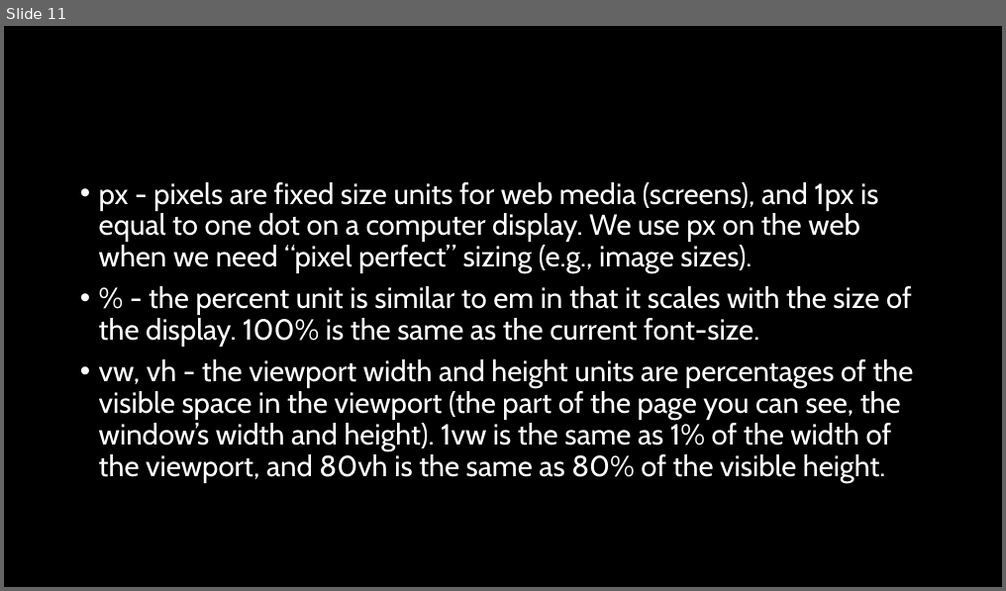
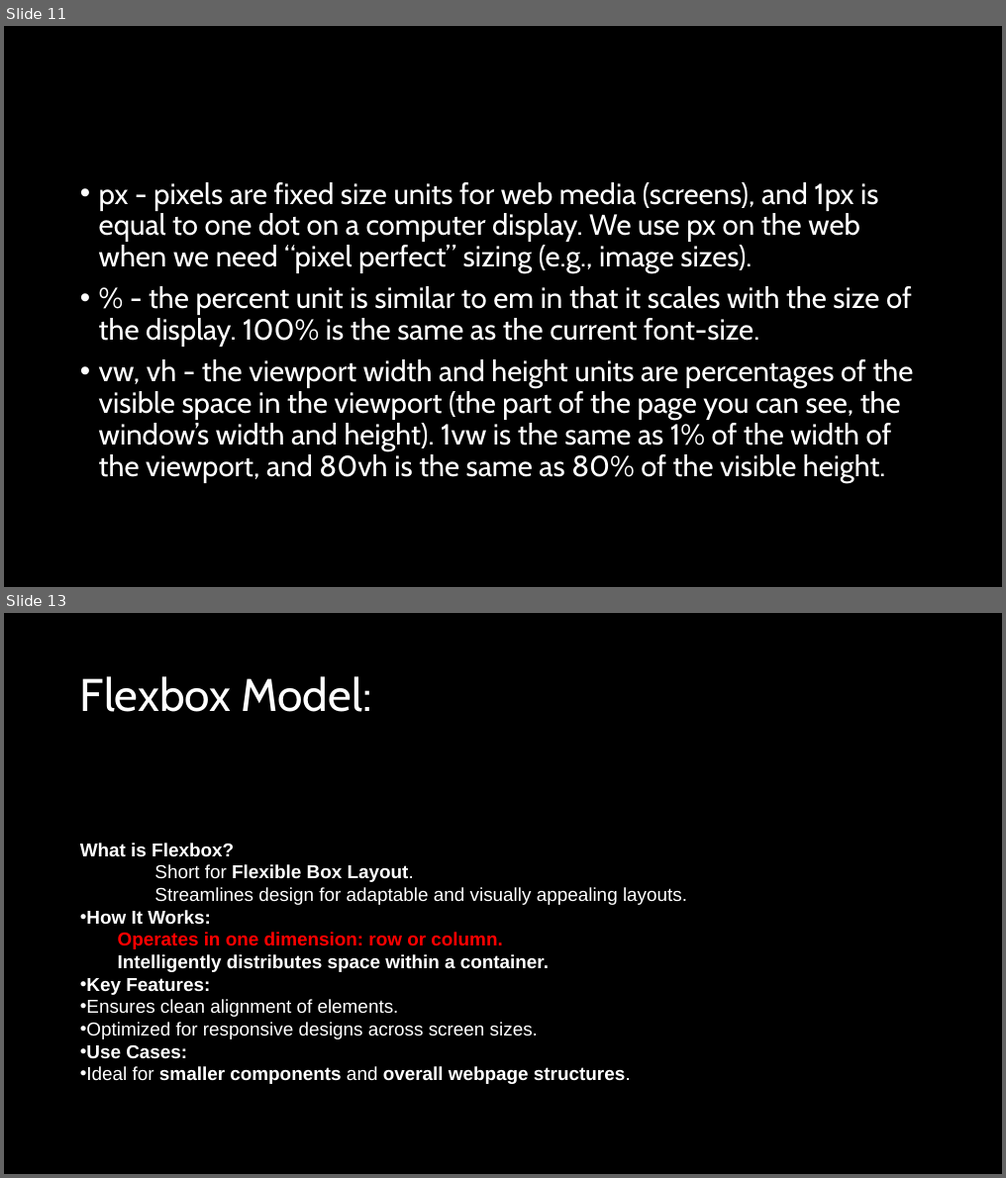
Before and after one commit to natiquekeyin/winter2025, a slide deck: FrontEnd/Week3/Week3.pptx. Shown one above the other, each under a label of ours: slide 11 before the commit, slides 11 and 13 after it; the slides between them are not shown. The pictures are 1006x591 and 1006x1178 pixels, drawn with LibreOffice and Linux fonts; fonts in the diff are those of the drawing. Boxes give left, top, right and bottom in pixels: in the first picture for what was removed or moved away, otherwise in the second. Text is boxed around its words. In the diff, an @@ line names an element or a change of style, - is before the commit and + after.

```diff
--- a/FrontEnd/Week3/Week3.pptx
+++ b/FrontEnd/Week3/Week3.pptx
@@ slide 13 added at box(4, 613, 1002, 1174), background #000000 @@
@@ title added at box(80, 676, 371, 712), 44 pt, text #FFFFFF @@
+Flexbox Model:
@@ text added at box(80, 843, 687, 1084), 18 pt, text #FFFFFF, bold @@
+What is Flexbox?
+Short for Flexible Box Layout.
+Streamlines design for adaptable and visually appealing layouts.
+• How It Works:
+  Operates in one dimension: row or column.
+  Intelligently distributes space within a container.
+• Key Features:
+• Ensures clean alignment of elements.
+• Optimized for responsive designs across screen sizes.
+• Use Cases:
+• Ideal for smaller components and overall webpage structures.
```
Also in this commit, not shown: 1 slide changed, 2 other slides added.
